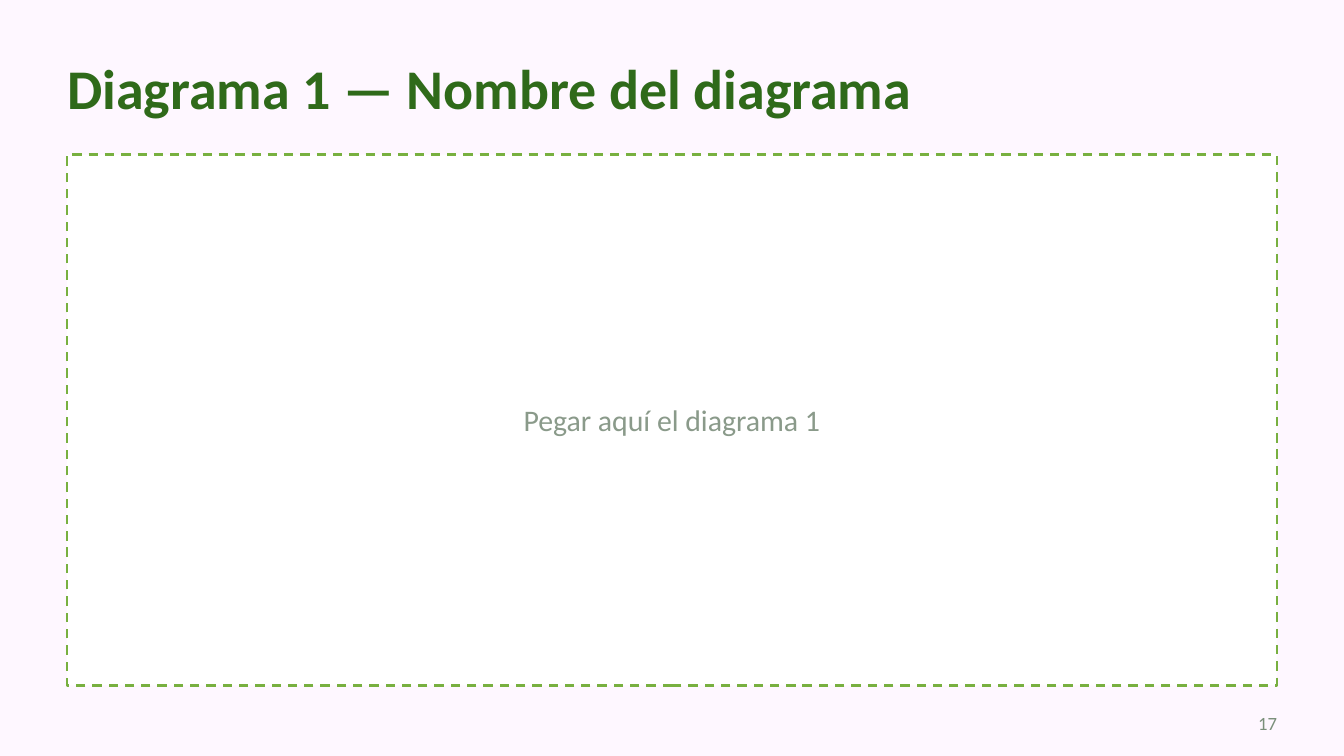
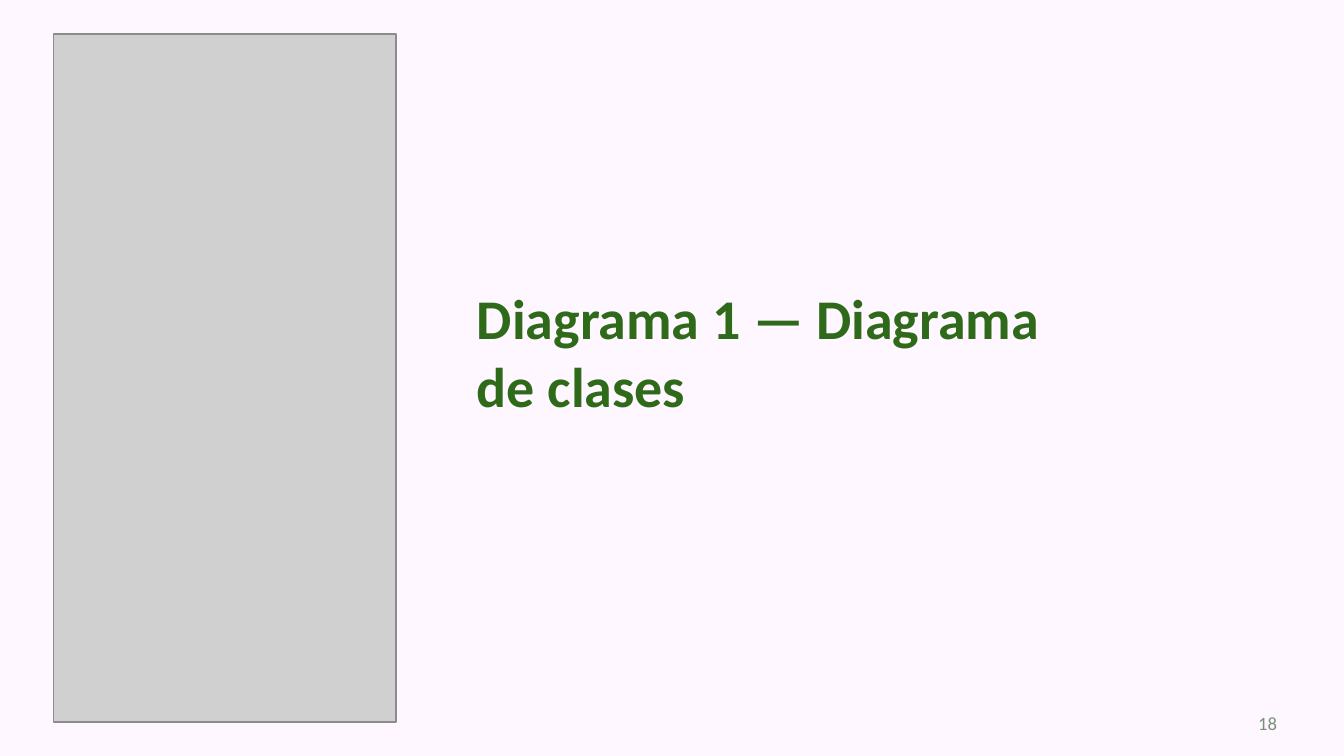
Before and after one commit to Zylohw/Leaf-Counter, a slide deck: slide 18 of docs/Presentacion/Leaf_Presentacion_v1.pptx (slide 17 before the commit). Drawn at 1344x756 pixels with LibreOffice and Linux fonts; fonts in the diff are those of the drawing; grey boxes stand for pictures. Boxes give left, top, right and bottom in pixels: in the first picture for what was removed or moved away, otherwise in the second. Text is boxed around its words. In the diff, an @@ line names an element or a change of style, - is before the commit and + after.

```diff
--- a/docs/Presentacion/Leaf_Presentacion_v1.pptx
+++ b/docs/Presentacion/Leaf_Presentacion_v1.pptx
@@ picture added at (54, 34, 396, 722) @@
@@ rectangle removed at (67, 155, 1277, 685) @@
@@ title at (477, 299, 1039, 408): text changed @@
-Diagrama 1 — Nombre del diagrama
+Diagrama 1 — Diagrama de clases
@@ text removed at (524, 410, 820, 436) @@
-Pegar aquí el diagrama 1
@@ page number at (1258, 717, 1277, 730): text changed @@
-17
+18
```
Also in this commit, not shown: 28 other slides changed, 2 slides added, 5 slides removed, 1 other file.
